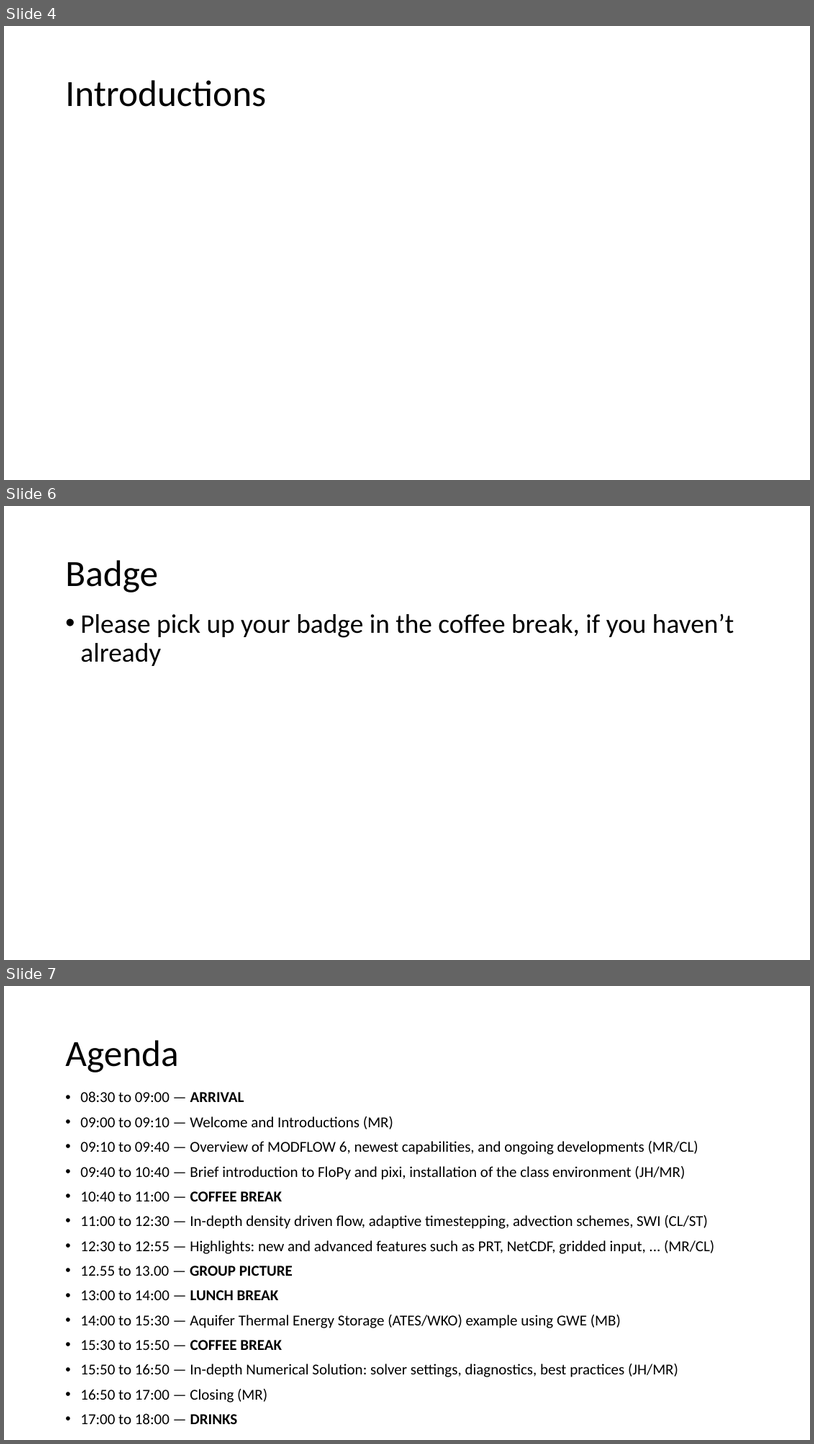
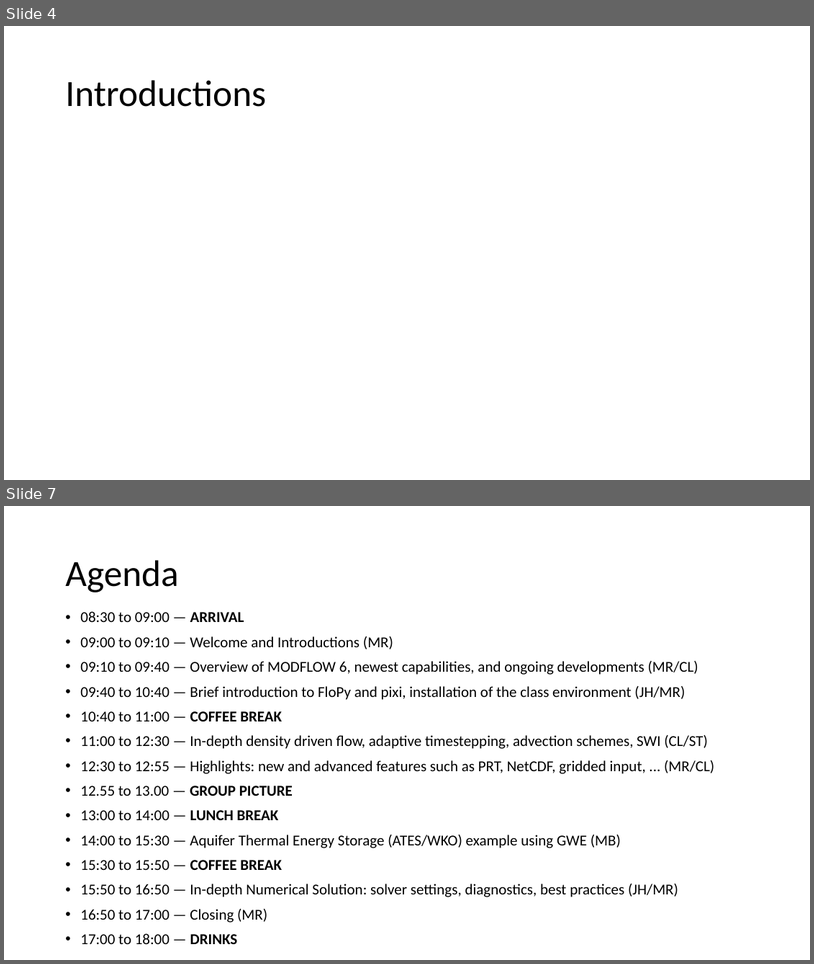
Before and after one commit to jdhughes-dev/modflow-dsd25, a slide deck: presentations/0-Welcome.pptx. Shown one above the other, each under a label of ours: slides 4, 6 and 7 before the commit, slides 4 and 7 after it; the slides between them are not shown. The pictures are 814x1444 and 814x964 pixels, drawn with LibreOffice and Linux fonts; fonts in the diff are those of the drawing. Boxes give left, top, right and bottom in pixels: in the first picture for what was removed or moved away, otherwise in the second. Text is boxed around its words. In the diff, an @@ line names an element or a change of style, - is before the commit and + after.

```diff
--- a/presentations/0-Welcome.pptx
+++ b/presentations/0-Welcome.pptx
@@ slide 6 removed at box(4, 506, 810, 960), background #FFFFFF @@
@@ title removed at box(65, 560, 158, 592) @@
-Badge
@@ text removed at box(80, 614, 734, 666) @@
-• Please pick up your badge in the coffee break, if you haven’t already
```
Also in this commit, not shown: 1 slide changed, 3 slides added, 2 other slides removed, 4 other files.
